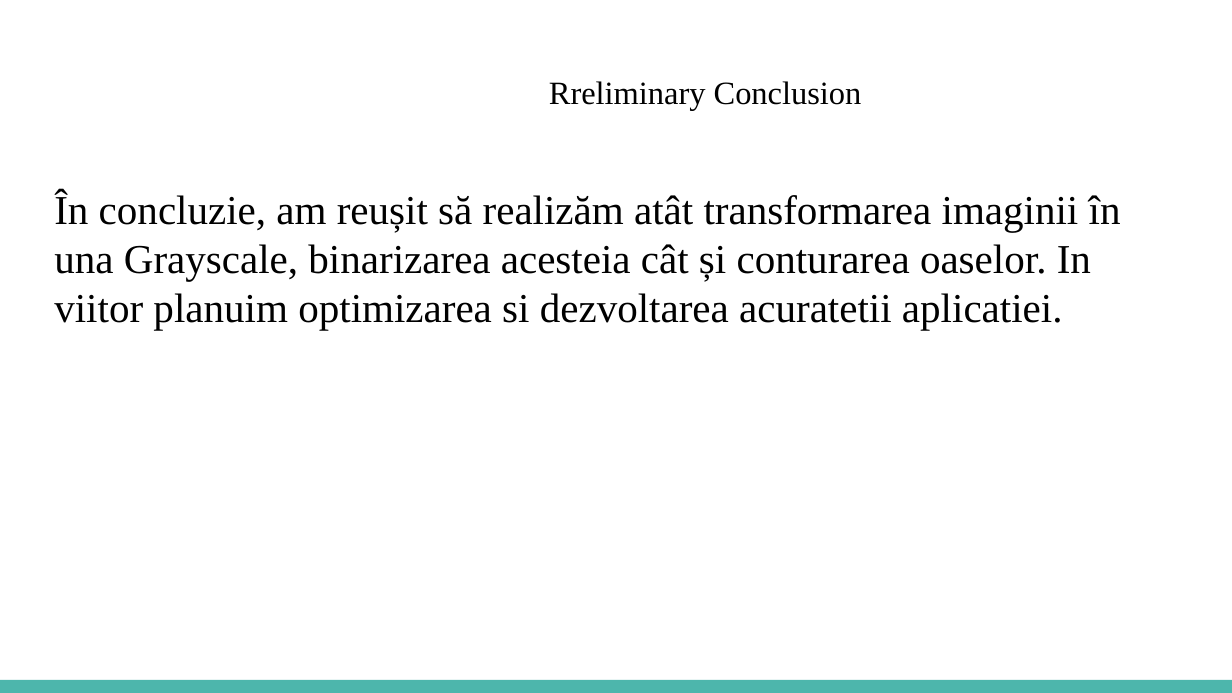
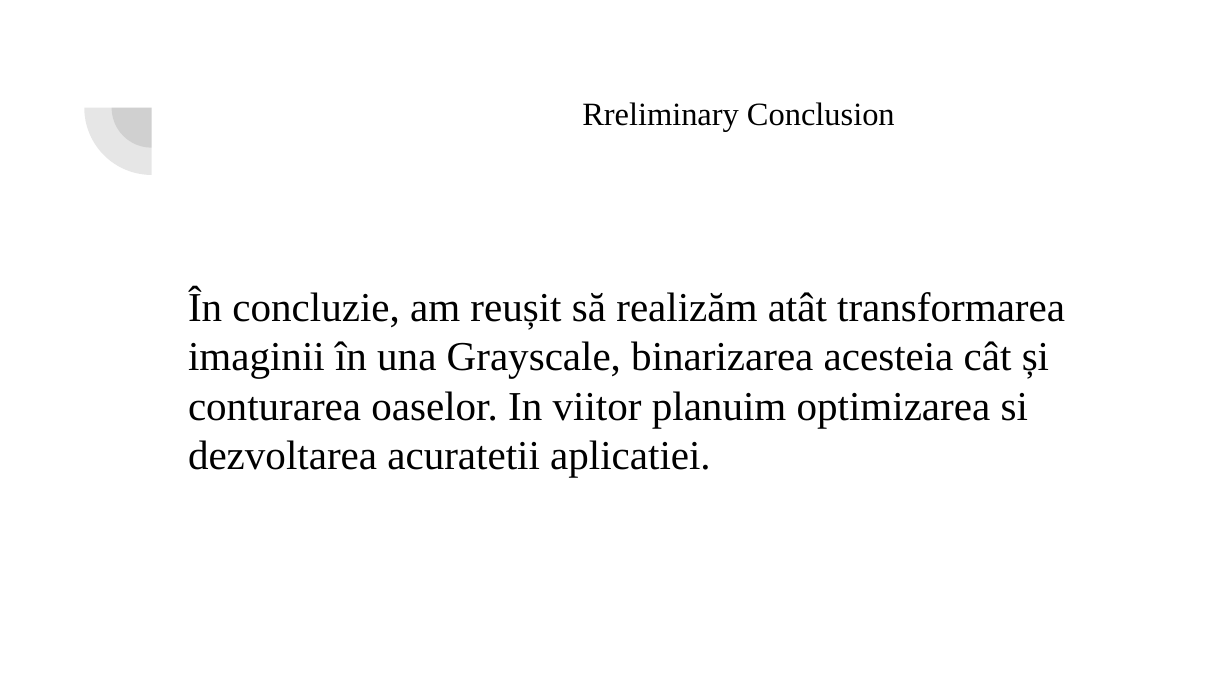
Before and after one commit to VedereArtificiala/prelucrareaimaginilor-proiect-1309b_pim05, a slide deck: slide 7 of Prezentare Gorcea_Baschir.pptx. Drawn at 1232x693 pixels with LibreOffice and Linux fonts; fonts in the diff are those of the drawing. Boxes give left, top, right and bottom in pixels: in the first picture for what was removed or moved away, otherwise in the second. Text is boxed around its words. In the diff, an @@ line names an element or a change of style, - is before the commit and + after.

```diff
--- a/Prezentare Gorcea_Baschir.pptx
+++ b/Prezentare Gorcea_Baschir.pptx
@@ pie slice (boxed as its full ellipse) added at (x1=84, y1=41, x2=218, y2=175), fill #424242 at 13% opacity @@
@@ pie slice (boxed as its full ellipse) added at (x1=112, y1=68, x2=192, y2=148), fill #424242 at 13% opacity @@
@@ title "Rreliminary Conclusion" moved from (x1=549, y1=81, x2=862, y2=111) to (x1=582, y1=102, x2=895, y2=132) @@
@@ text "În concluzie, am reușit să ..." rewrapped from (x1=54, y1=191, x2=1121, y2=330) to (x1=188, y1=289, x2=1065, y2=477) @@
@@ rectangle removed at (x1=0, y1=680, x2=1232, y2=693) @@
```
Also in this commit, not shown: 6 other slides changed, 3 slides added, 1 other file.
